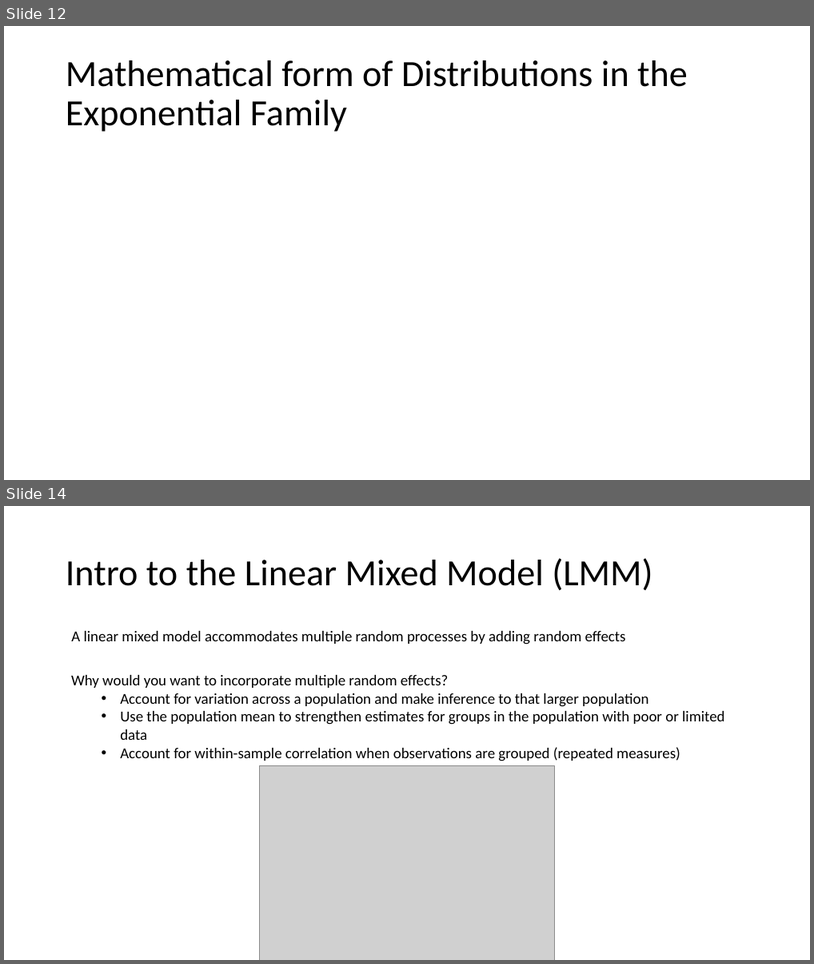
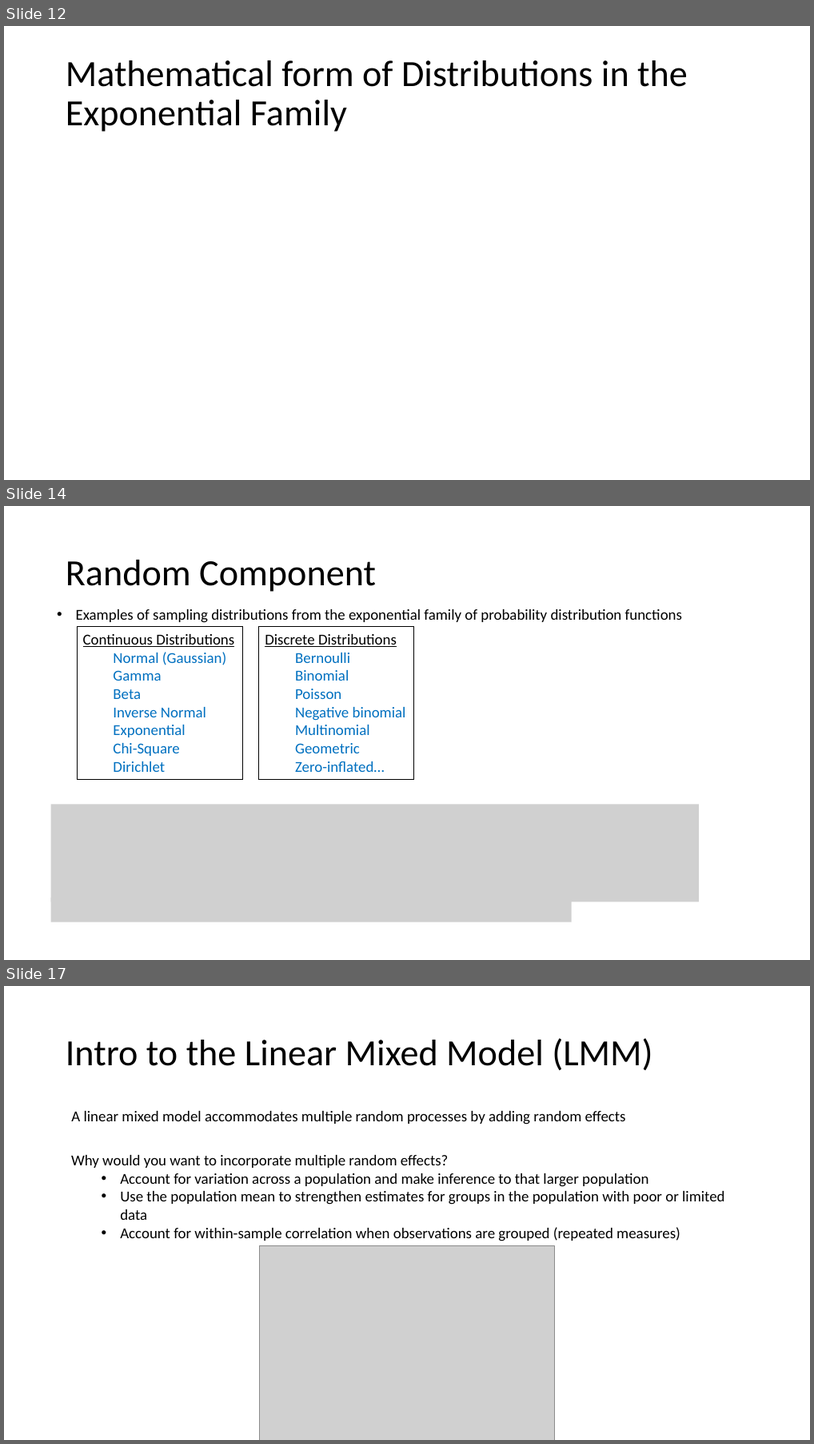
Before and after one commit to ELaBrecque-MMC/RegressionModelOverview, a slide deck: Notes/RegressionModelOverview.pptx. Shown one above the other, each under a label of ours: slides 12 and 14 before the commit, slides 12, 14 and 17 after it; the slides between them are not shown. The pictures are 814x964 and 814x1444 pixels, drawn with LibreOffice and Linux fonts; fonts in the diff are those of the drawing; grey boxes stand for pictures. Boxes give left, top, right and bottom in pixels: in the first picture for what was removed or moved away, otherwise in the second. Text is boxed around its words. In the diff, an @@ line names an element or a change of style, - is before the commit and + after.

```diff
--- a/Notes/RegressionModelOverview.pptx
+++ b/Notes/RegressionModelOverview.pptx
@@ slide 14 added at (4,506,810,960), background #FFFFFF @@
@@ title added at (66,560,376,592), 44 pt, text #000000 @@
+Random Component
@@ text added at (76,609,682,623), 18 pt, text #000000 @@
+• Examples of sampling distributions from the exponential family of probability distribution functions
@@ rectangle added at (77,627,243,780), outline #000000 0.75 pt, 18 pt, text #0070C0 @@
+        Continuous Distributions
+      Normal (Gaussian)
+      Gamma
+      Beta
+      Inverse Normal
+      Exponential
+      Chi-Square
+      Dirichlet
@@ rectangle added at (259,627,414,780), outline #000000 0.75 pt, 18 pt, text #0070C0 @@
+        Discrete Distributions
+      Bernoulli
+      Binomial
+      Poisson
+      Negative binomial
+      Multinomial
+      Geometric
+      Zero-inflated…
@@ picture added at (50,804,699,902) @@
@@ picture added at (50,897,571,922) @@
@@ what was slide 14 is now slide 17 @@
```
Also in this commit, not shown: 2 slides changed, 2 other slides added.
